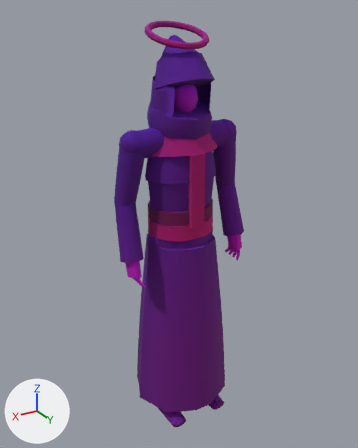
Renders of the glTF model assets/kit/skel_echo.glb from each side of a commit.
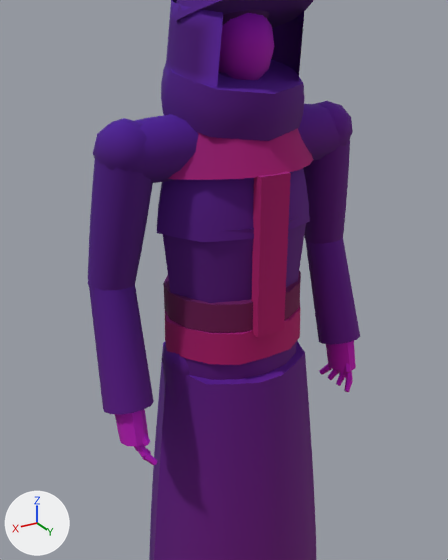
Each version appears first whole from a 50 mm camera at (1.081, 1.786, 1.897) aimed at (-0.006, -0.026, 0.991), and next in a close-up from a 50 mm camera at (0.643, 1.033, 1.626) aimed at (-0.015, -0.064, 1.077). Every picture has the same lights, and +X, +Y and +Z are marked at lower left. The last two pictures show the newer version. Vertices at exactly the same position are counted once.

In view in the first close-up: 'echo'.
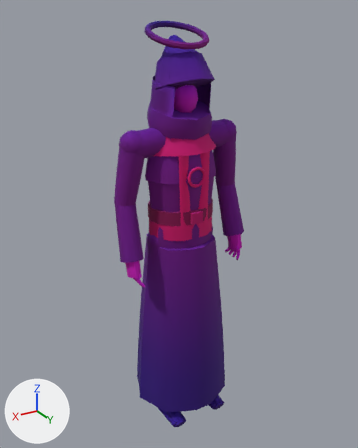
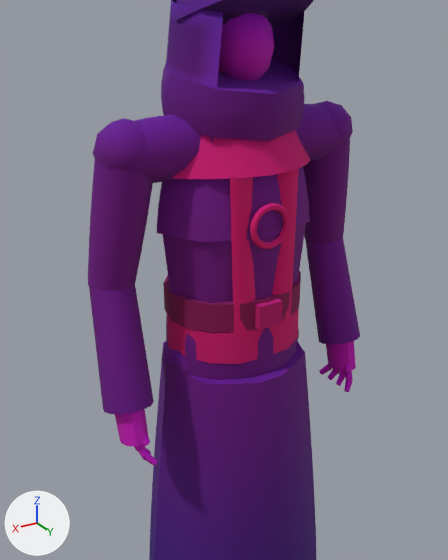
Where the change shows, as pixel boxes (x1, y1, x2, y2) in the close-ups (448 x 560 px):
part 1 of me_echo, added (red)
    after: (250, 203, 290, 249)
part 2 of me_echo, added (red)
    after: (272, 167, 299, 329)
part 3 of me_echo, added (red)
    after: (230, 177, 256, 337)
part 4 of me_echo, cut back
    before: (168, 150, 314, 338)
    after: (172, 151, 310, 179)
part 5 of me_echo, recoloured
    both: (88, 43, 338, 560)

What changed in the scene script:
```text
Change me_echo:
    used by ob_echo; location = (0.0, 0.0, 0.0)
    verts and faces of me_echo; kept vertices keep their numbers, new ones are numbered from 2743
    before: 2623 (-0.18, 0.0, 1.35), 2624 (-0.16, -0.05, 1.35), 2630 (0.16, -0.05, 1.35), 2631 (0.18, 0.0, 1.35), 2632 (0.16, 0.05, 1.35) at pixel (174, 179)
    before: 2638 (-0.16, 0.05, 1.35) at pixel (313, 159), 2639 (-0.16, 0.0, 1.38), 2647 (0.16, 0.0, 1.38), 2687 (-0.03, 0.12, 1.04), 2688 (-0.03, 0.12, 1.36)
    before: 2689 (-0.03, 0.14, 1.04) at pixel (284, 329), 2690 (-0.03, 0.14, 1.36) at pixel (290, 173), 2691 (0.03, 0.12, 1.04), 2692 (0.03, 0.12, 1.36), 2693 (0.03, 0.14, 1.04) at pixel (257, 337)
    before: 2694 (0.03, 0.14, 1.36) at pixel (261, 177)
    remove me_echo.from_pydata(...)  # 2743 vertices, 5204 faces; spans x -0.32..0.32, y -0.22..0.22, z 0.0..1.86
    add me_echo.from_pydata(...)  # 2911 vertices, 5536 faces; spans x -0.32..0.32, y -0.22..0.22, z 0.0..1.86
    me_echo part 1: a new loose piece of 96 vertices spanning x -0.05..0.05, y 0.12..0.13, z 1.22..1.3, in mat_m_gild
    me_echo part 2: a new loose piece of 40 vertices spanning x -0.08..-0.02, y 0.1..0.12, z 1.03..1.36, in mat_m_gild
    me_echo part 3: a new loose piece of 40 vertices spanning x 0.02..0.08, y 0.1..0.12, z 1.03..1.36, in mat_m_gild
    me_echo part 4
    add delete_vertices([*range(2687, 2695)])  # with the faces that use them
    add for i in [2623, 2624, 2638]: verts[i] += (0.01, 0.0, 0.0)
    add for i in [2630, 2631, 2632]: verts[i] += (-0.01, 0.0, 0.0)
    add verts[2639] = (-0.16, 0.0, 1.38)  # moved
    add verts[2647] = (0.16, 0.0, 1.38)  # moved
    me_echo part 5: 5103 kept faces spanning x -0.32..0.32, y -0.22..0.22, z 0.0..1.86 get new vertex colours
```
